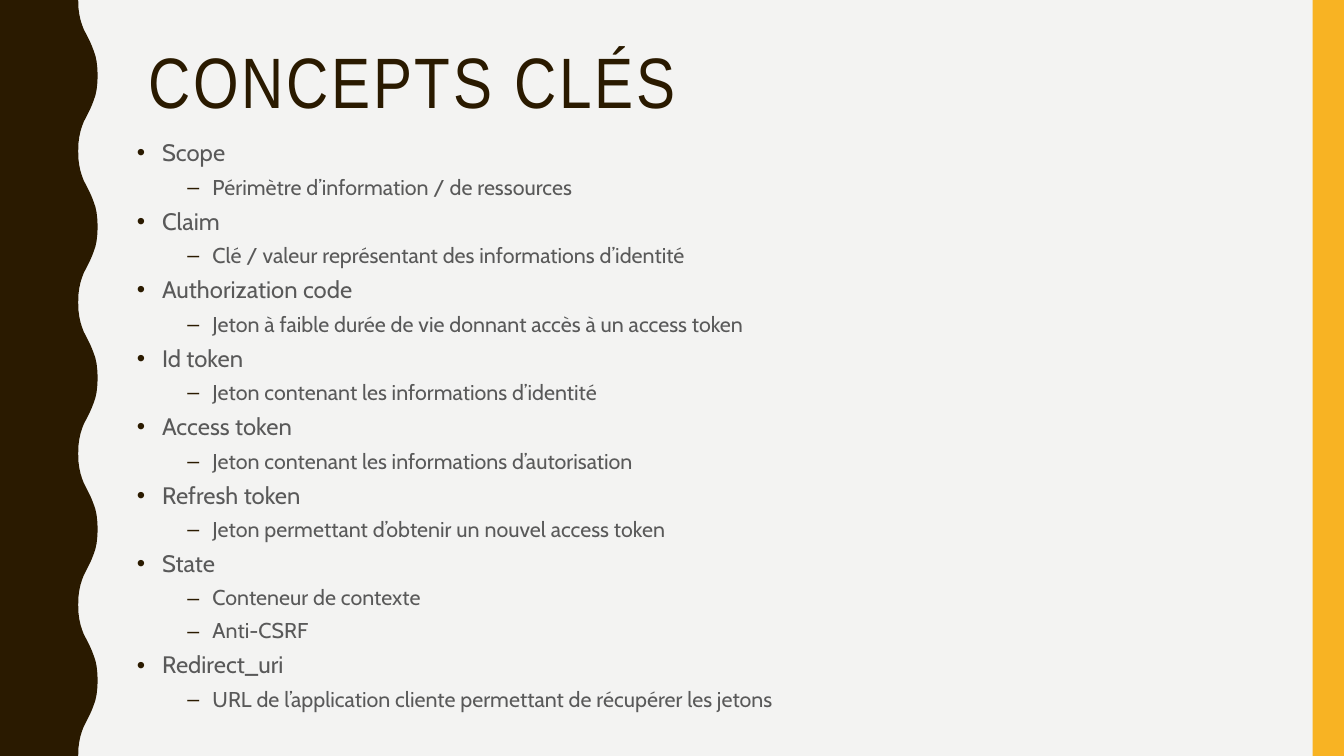
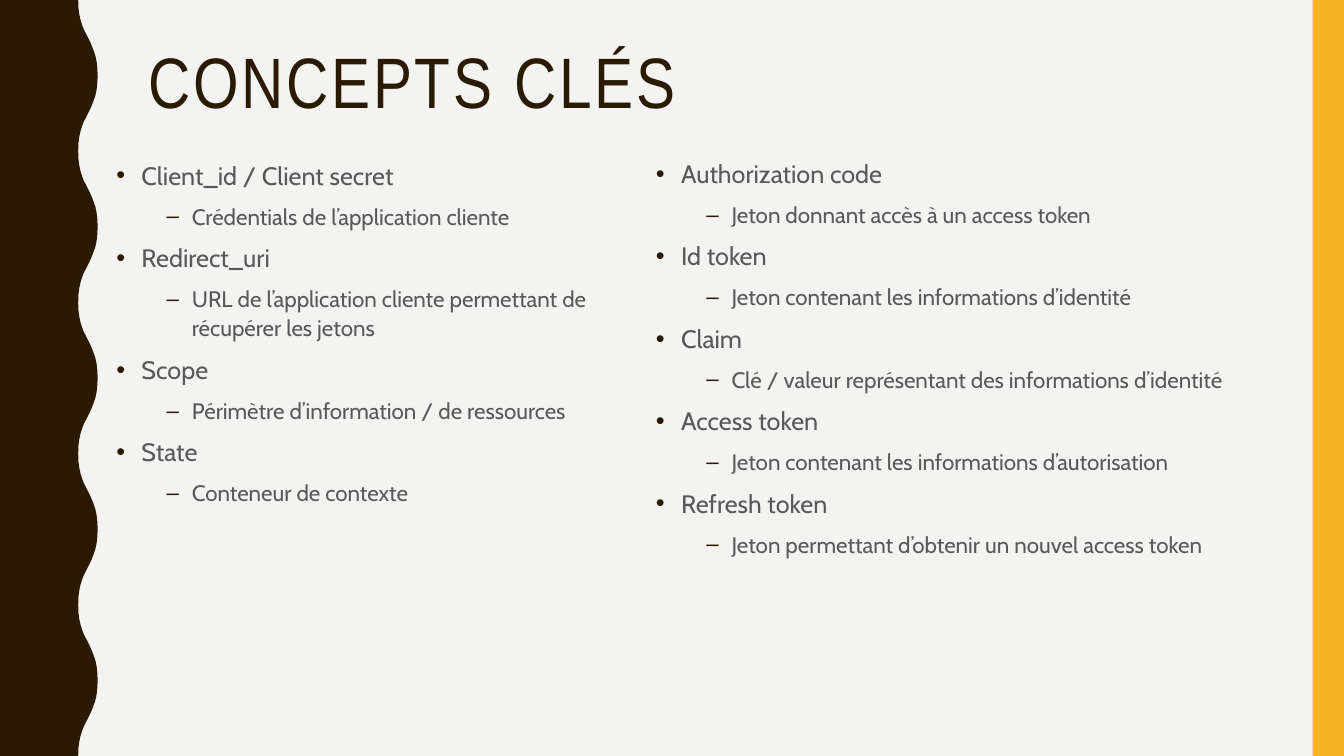
Before and after one commit to jeromefirlej/oidc-samples, a slide deck: slide 5 of Prez OIDC.pptx. Drawn at 1344x756 pixels with LibreOffice and Linux fonts; fonts in the diff are those of the drawing. Boxes give left, top, right and bottom in pixels: in the first picture for what was removed or moved away, otherwise in the second. Text is boxed around its words. In the diff, an @@ line names an element or a change of style, - is before the commit and + after.

Commit message:
doc: Update slides

```diff
--- a/Prez OIDC.pptx
+++ b/Prez OIDC.pptx
@@ text "Client_id / Client secret": place and size @@
-text "Client_id / Client secret" at box(162, 144, 772, 712)
+text "Client_id / Client secret" at box(141, 166, 586, 502)
@@ text at box(141, 166, 586, 342): paragraphs added @@
+• Client_id / Client secret
+  – Crédentials de l’application cliente
+• Redirect_uri
+  – URL de l’application cliente permettant de récupérer les jetons
@@ text added at box(681, 164, 1222, 558), 16 pt, text #595959 @@
+• Authorization code
+  – Jeton donnant accès à un access token
+• Id token
+  – Jeton contenant les informations d’identité
+• Claim
+  – Clé / valeur représentant des informations d’identité
+• Access token
+  – Jeton contenant les informations d’autorisation
+• Refresh token
+  – Jeton permettant d’obtenir un nouvel access token
@@ text at box(162, 212, 743, 542): paragraphs removed @@
-• Claim
-  – Clé / valeur représentant des informations d’identité
-• Authorization code
-  – Jeton à faible durée de vie donnant accès à un access token
-• Id token
-  – Jeton contenant les informations d’identité
-• Access token
-  – Jeton contenant les informations d’autorisation
-• Refresh token
-  – Jeton permettant d’obtenir un nouvel access token
@@ text at box(141, 361, 565, 502): size 17 to 18 pt in "Scope", "State"; size 15.3 to 16 pt in "Périmètre d’information / de ressources", "Conteneur de contexte"; line spacing 0.9 to 1.1 @@
@@ text at box(162, 622, 772, 712): paragraphs removed @@
-  – Anti-CSRF
-• Redirect_uri
-  – URL de l’application cliente permettant de récupérer les jetons
```
Also in this commit, not shown: 2 other slides changed.
